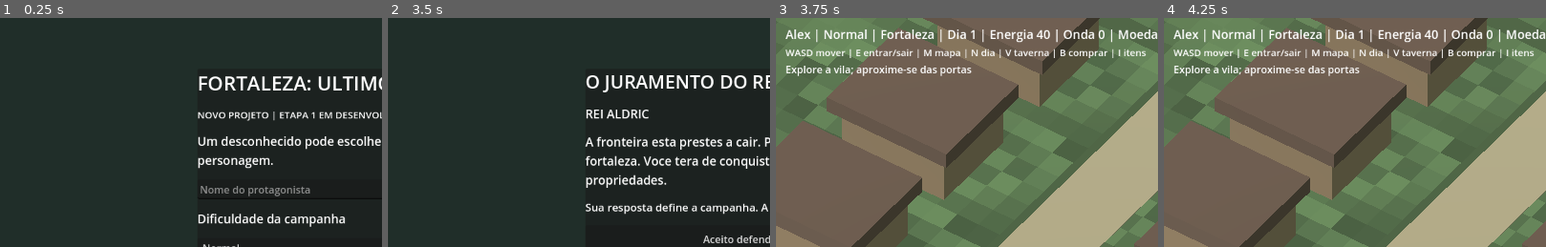
Above: before the commit, frames 1-4 (left to right).
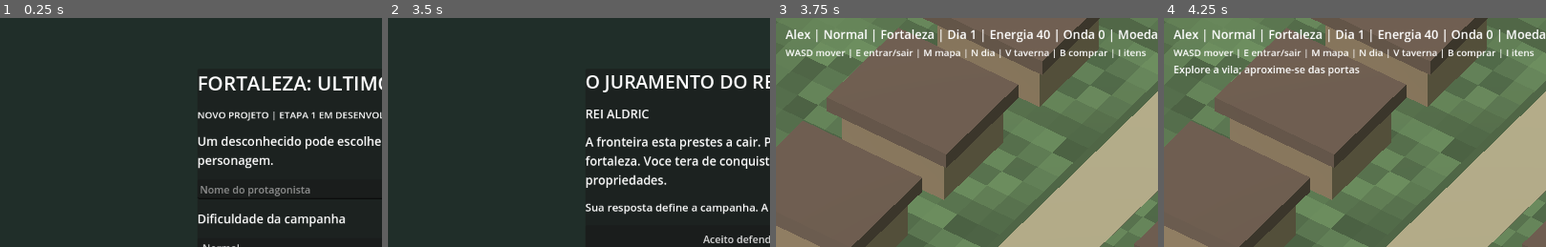
Above: after the commit, the same moments.

Repository: alexandre10227-afk/fortaleza-ultimo-bastiao
Game: Godot game, scene res://scenes/start.tscn
The game is run twice, just before and just after one commit, with the same random seed, the same clock (stepped at 60 frames per second) and the same inputs.
Inputs (mouse positions are % of the whole screen's width and height, from its top left):
- Up to frame 1 (0.25 s): no input
- Up to frame 2 (3.5 s): click (50, 37) at 0.52 s; type "Alex" at 0.6 s; click "Normal" at 1.25 s; click "Normal" at 2 s; click "Comecar: audiencia com o rei" at 2.75 s
- Up to frame 3 (3.75 s): click "Aceito defender a fortaleza" at 3.5 s
- Up to frame 4 (4.25 s): no input
The pictures show only the part of the screen within x 0-50%, y 0-50%; the shares and areas given below are measured in that part.

Frames 1-2 are identical in both runs. In frame 3, 0.8% of the frame differs, in the area x 2-52%, y 20-26%; in frame 4, nothing differs.

Commit message:
perf(stage1): cache de textura e materiais, reduzir atualizacao de HUD e preservar saida dos interiores

Diff:
--- a/novo_projeto/scripts/world.gd
+++ b/novo_projeto/scripts/world.gd
@@ -13,6 +13,14 @@
 var settlement: Node3D
 var camera: Camera3D
 const WALK_SPEED := 5.0
+const HINT_REFRESH_SECONDS := 0.18
+var _hint_accumulator := 0.0
+var _cached_hint := ""
+var _shared_materials: Dictionary = {}
+var _sprite_texture: Texture2D
+var _interior_return_position := Vector3(0, 0, 13)
+var _active_region_label: Label
+
 
 func _ready() -> void:
     _generate_world()
@@ -28,7 +36,12 @@
     mesh.position = location
     var mat := StandardMaterial3D.new()
     mat.albedo_color = tint
-    mesh.material_override = mat
+    var key := tint.to_html()
+    if _shared_materials.has(key):
+        mesh.material_override = _shared_materials[key]
+    else:
+        _shared_materials[key] = mat
+        mesh.material_override = mat
     parent.add_child(mesh)
 
 func _generate_world() -> void:
@@ -58,9 +71,10 @@
         var z := -28.0 + i * 4.0
         _make_box(settlement, Vector3(-30, 1.0, z), Vector3(1.5, 2.0, 2), Color("#526a48"))
         _make_box(settlement, Vector3(30, 1.0, z), Vector3(1.5, 2.0, 2), Color("#526a48"))
+    _sprite_texture = _make_sprite_texture()
     for visitor in range(4):
         var npc := Sprite3D.new()
-        npc.texture = _make_sprite_texture()
+        npc.texture = _sprite_texture
         npc.pixel_size = 0.026
         npc.billboard = BaseMaterial3D.BILLBOARD_ENABLED
         npc.shaded = false
@@ -70,7 +84,7 @@
     player.position = Vector3(0, 0, 13)
     add_child(player)
     var character := Sprite3D.new()
-    character.texture = _make_sprite_texture()
+    character.texture = _sprite_texture
     character.pixel_size = 0.028
     character.position.y = 0.82
     character.billboard = BaseMaterial3D.BILLBOARD_ENABLED
@@ -137,6 +151,7 @@
 func _process(delta: float) -> void:
     if map_open:
         return
+    _hint_accumulator += delta
     var direction := Vector3.ZERO
     if Input.is_key_pressed(KEY_W): direction.z -= 1.0
     if Input.is_key_pressed(KEY_S): direction.z += 1.0
@@ -152,7 +167,9 @@
         else:
             player.position = Vector3(clampf(target.x, -5.2, 5.2), 0, clampf(target.z, -4.5, 4.5))
         camera.position = player.position + Vector3(16, 19, 23)
-    _update_hint()
+    if _hint_accumulator >= HINT_REFRESH_SECONDS:
+        _hint_accumulator = 0.0
+        _update_hint()
 
 func _unhandled_key_input(event: InputEvent) -> void:
     if not event is InputEventKey or not event.pressed or event.echo:
@@ -249,11 +266,15 @@
 func _update_hint() -> void:
     if interact_hint == null:
         return
+    var next_hint := ""
     if not active_interior.is_empty():
-        interact_hint.text = "Interior: %s | E: sair" % active_interior
+        next_hint = "Interior: %s | E: sair" % active_interior
     else:
         var nearby := _nearest_building()
-        interact_hint.text = "E: entrar em %s" % nearby["room"] if not nearby.is_empty() else "Explore a vila; aproxime-se das portas"
+        next_hint = "E: entrar em %s" % nearby["room"] if not nearby.is_empty() else "Explore a vila; aproxime-se das portas"
+    if next_hint != _cached_hint:
+        _cached_hint = next_hint
+        interact_hint.text = next_hint
 
 func _interact() -> void:
     if map_open:
@@ -262,7 +283,7 @@
         active_interior = ""
         settlement.visible = true
         interior_node.visible = false
-        player.position = Vector3(0, 0, 13)
+        player.position = _interior_return_position
         town_panel.visible = false
         last_message = "Voce voltou para a vila."
     else:
@@ -270,6 +291,7 @@
         if target.is_empty():
             last_message = "Nao ha entrada perto de voce."
         else:
+            _interior_return_position = player.position
             active_interior = str(target["room"])
             settlement.visible = false
             interior_node.visible = true
@@ -281,6 +303,7 @@
 
 func _build_interior(room_name: String) -> void:
     for obj in interior_node.get_children():
+        interior_node.remove_child(obj)
         obj.queue_free()
     _make_box(interior_node, Vector3(0, -0.35, 0), Vector3(14, .6, 12), Color("#b3946b"))
     _make_box(interior_node, Vector3(-6.6, 1.6, 0), Vector3(.6, 3.2, 12), Color("#6e503b"))
@@ -347,6 +370,7 @@
         settlement.visible = true
         interior_node.visible = false
         player.position = Vector3(0, 0, 13)
+        _interior_return_position = player.position
         last_message = "Viagem concluida: -5 energia e XP de Agilidade."
     map_open = false
     map_dialog.visible = false
